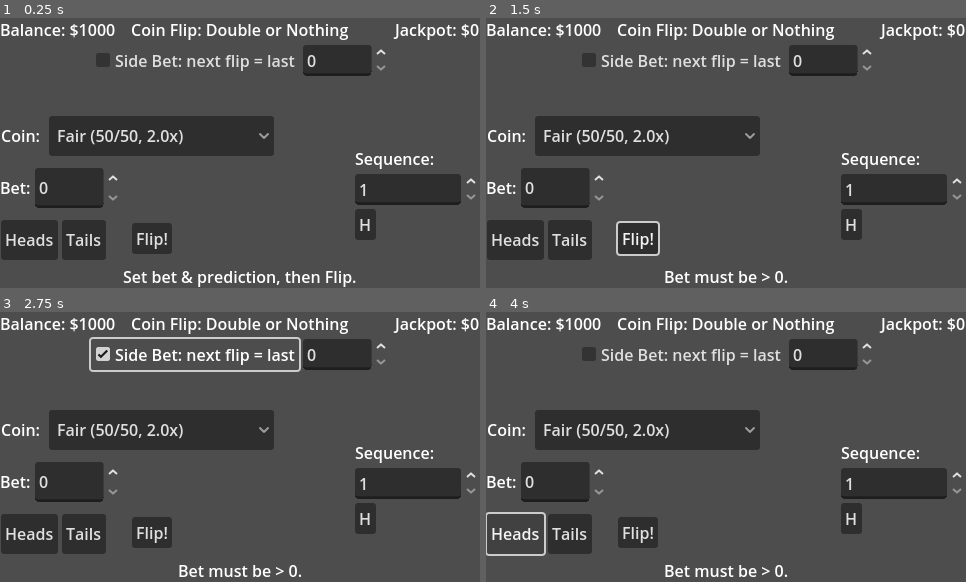
Above: before the commit, frames 1-4 (two rows, left to right).
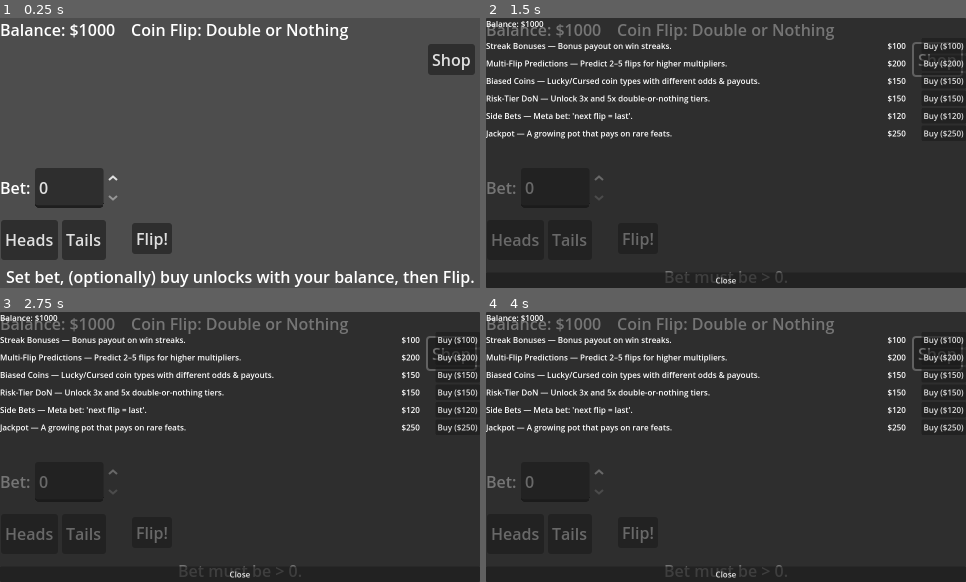
Above: after the commit, the same moments.

Repository: A-coder152/siege-coin-game
Game: Godot game, scene res://scenes/main.tscn
The game is run twice, just before and just after one commit, with the same random seed, the same clock (stepped at 60 frames per second) and the same inputs.
Inputs (mouse positions are in pixels of both pictures, inside the frame that each line leads up to):
- Up to frame 1 (0.25 s): no input
- Up to frame 2 (1.5 s): click "Flip!" at 0.5 s; click (937, 58) at 1.25 s, where only the run after the commit has a clickable "Shop"
- Up to frame 3 (2.75 s): click (196, 355) at 2 s, where only the run before the commit has a clickable "Side Bet: next flip = last"
- Up to frame 4 (4 s): click (682, 355) at 2.75 s, where only the run before the commit has a clickable "Side Bet: next flip = last"; click "Heads" at 3.5 s

The runs differ from the first frame. In frame 1, 17% of the frame differs, in the area x 0-100%, y 2-100%; in frame 2, 82%; in frame 3, 82%; in frame 4, 84%, in the area x 0-100%, y 0-100%.

Commit message:
added shop

Diff:
--- a/scenes/main.tscn
+++ b/scenes/main.tscn
@@ -215,3 +215,54 @@
 
 [node name="SideBetAmount" type="SpinBox" parent="SideRow"]
 layout_mode = 2
+
+[node name="TopRow" type="HBoxContainer" parent="."]
+layout_mode = 0
+offset_left = 428.0
+offset_top = 26.0
+offset_right = 475.0
+offset_bottom = 57.0
+
+[node name="ShopBtn" type="Button" parent="TopRow"]
+layout_mode = 2
+text = "Shop"
+
+[node name="Shop" type="Panel" parent="."]
+visible = false
+layout_mode = 1
+anchors_preset = 15
+anchor_right = 1.0
+anchor_bottom = 1.0
+offset_right = 480.0
+offset_bottom = 270.0
+grow_horizontal = 2
+grow_vertical = 2
+scale = Vector2(0.5, 0.5)
+
+[node name="ItemsBox" type="VBoxContainer" parent="Shop"]
+layout_mode = 1
+anchors_preset = 15
+anchor_right = 1.0
+anchor_bottom = 1.0
+offset_top = 40.0
+offset_bottom = -40.0
+grow_horizontal = 2
+grow_vertical = 2
+
+[node name="FundsLabel" type="Label" parent="Shop"]
+layout_mode = 1
+anchors_preset = 10
+anchor_right = 1.0
+offset_bottom = 23.0
+grow_horizontal = 2
+
+[node name="CloseBtn" type="Button" parent="Shop"]
+layout_mode = 1
+anchors_preset = 12
+anchor_top = 1.0
+anchor_right = 1.0
+anchor_bottom = 1.0
+offset_top = -31.0
+grow_horizontal = 2
+grow_vertical = 0
+text = "Close"
--- a/scripts/main.gd
+++ b/scripts/main.gd
@@ -10,26 +10,48 @@
 var pending_winnings: int = 0
 
 # Core prediction
-var seq_len: int = 1                                # number of flips to predict (1..5)
-var predicted_seq: Array[String] = ["heads"]        # up to 5, e.g., ["heads","tails","heads"]
+var seq_len: int = 1
+var predicted_seq: Array[String] = ["heads"]
 
 # Streaks & jackpot
-var win_streak: int = 0                             # base-game wins in a row
-var don_streak: int = 0                             # successful Double-or-Nothing chain
+var win_streak: int = 0
+var don_streak: int = 0
 var jackpot: int = 0
-const JACKPOT_TAX := 0.05                           # 5% of each base bet goes into jackpot
-
-# Side bet (“same as last outcome”)
-var last_outcome: String = ""                       # result of the most recent flip
-const SIDE_MULT := 1.9                              # payout multiplier for side bet
-
-# Coin types (bias + base payout per single correct flip)
+const JACKPOT_TAX := 0.05  # grows the jackpot; does NOT charge the player
+
+# Side bet
+var last_outcome: String = ""
+const SIDE_MULT := 1.9
+
+# Coin types
 var coin_heads_bias: float = 0.5
-var coin_single_mult: float = 2.0                   # fair coin pays 2x per flip; others adjust
+var coin_single_mult: float = 2.0
 
 var rng := RandomNumberGenerator.new()
 
-# ==== NODE REFS (adjust if your scene differs) ====
+# ==== UNLOCKS & SHOP ====
+# All are locked at first; players buy with balance to unlock.
+var unlocks := {
+	"streaks": false,
+	"multiseq": false,
+	"biased": false,
+	"risk": false,
+	"side": false,
+	"jackpot": false
+}
+
+const SHOP_ITEMS := [
+	{"id":"streaks","name":"Streak Bonuses","price":100,"desc":"Bonus payout on win streaks."},
+	{"id":"multiseq","name":"Multi-Flip Predictions","price":200,"desc":"Predict 2–5 flips for higher multipliers."},
+	{"id":"biased","name":"Biased Coins","price":150,"desc":"Lucky/Cursed coin types with different odds & payouts."},
+	{"id":"risk","name":"Risk-Tier DoN","price":150,"desc":"Unlock 3x and 5x double-or-nothing tiers."},
+	{"id":"side","name":"Side Bets","price":120,"desc":"Meta bet: 'next flip = last'."},
+	{"id":"jackpot","name":"Jackpot","price":250,"desc":"A growing pot that pays on rare feats."}
+]
+
+const SAVE_PATH := "user://save.cfg"
+
+# ==== NODE REFS ====
 @onready var lbl_balance: Label          = $Balance
 @onready var lbl_result: Label           = $Result
 @onready var lbl_jackpot: Label          = get_node_or_null("Jackpot")
@@ -38,64 +60,80 @@
 @onready var btn_flip: Button            = $FlipBtn
 @onready var flip_bar: ProgressBar       = get_node_or_null("FlipBar")
 
-# Quick pick (optional convenience)
 @onready var btn_heads: Button           = get_node_or_null("PickRow/PickHeads")
 @onready var btn_tails: Button           = get_node_or_null("PickRow/PickTails")
 
-# Sequence prediction UI
+@onready var row_seq: Control            = get_node_or_null("SeqRow")
 @onready var spin_seq_len: SpinBox       = get_node_or_null("SeqRow/SeqLen")
-@onready var choices_root: Node          = get_node_or_null("SeqRow/Choices")  # holds Choice0..Choice4 (Buttons)
-
-# Coin type selector
+@onready var choices_root: Node          = get_node_or_null("SeqRow/Choices")
+
+@onready var row_coin: Control           = get_node_or_null("CoinRow")
 @onready var opt_coin: OptionButton      = get_node_or_null("CoinRow/CoinType")
 
-# Side bet UI
+@onready var row_side: Control           = get_node_or_null("SideRow")
 @onready var chk_side_same: CheckButton  = get_node_or_null("SideRow/SideSameAsLast")
 @onready var spin_side_amt: SpinBox      = get_node_or_null("SideRow/SideBetAmount")
 
-# Risk Row (Double-or-Nothing tiers)
 @onready var row_risk: Control           = $RiskRow
 @onready var btn_double2x: Button        = get_node_or_null("RiskRow/Double2x")
 @onready var btn_double3x: Button        = get_node_or_null("RiskRow/Double3x")
 @onready var btn_double5x: Button        = get_node_or_null("RiskRow/Double5x")
 @onready var btn_cashout: Button         = $RiskRow/CashOutBtn
 
-# Optional reset
-@onready var btn_reset: Button           = get_node_or_null("ResetBtn")
+# Shop UI
+@onready var toprow: Control                 = get_node_or_null("TopRow")
+@onready var btn_shop: Button                = get_node_or_null("TopRow/ShopBtn")
+
+@onready var shop_panel: Panel               = get_node_or_null("Shop")
+@onready var shop_items_box: VBoxContainer   = get_node_or_null("Shop/ItemsBox")
+@onready var lbl_funds_shop: Label           = get_node_or_null("Shop/FundsLabel")
+@onready var btn_shop_close: Button          = get_node_or_null("Shop/CloseBtn")
+
+# Keep references to buy buttons to update state
+var _shop_buttons := {}
 
 func _ready() -> void:
+	ConfigFile.new().save(SAVE_PATH)
 	rng.randomize()
+	_wire_base_ui()
+	_init_coin_menu()
+	_init_seq_ui()
+	_load_progress()
 	_update_balance()
 	_update_jackpot()
-	row_risk.visible = false
+	_apply_unlocks_update_ui()
+	_build_shop_ui()
 	if lbl_result:
-		lbl_result.text = "Set bet & prediction, then Flip."
+		lbl_result.text = "Set bet, (optionally) buy unlocks with your balance, then Flip."
+
+# ----------------- INIT / WIRING -----------------
+func _wire_base_ui() -> void:
+	btn_flip.pressed.connect(_on_flip_pressed)
+	btn_cashout.pressed.connect(_on_cashout_pressed)
+	if btn_heads: btn_heads.pressed.connect(func(): _set_all_choices("heads"))
+	if btn_tails: btn_tails.pressed.connect(func(): _set_all_choices("tails"))
+
+	if btn_double2x: btn_double2x.pressed.connect(func(): _on_double_tier_pressed(2.0, 0.50))
+	if btn_double3x: btn_double3x.pressed.connect(func(): _on_double_tier_pressed(3.0, 0.3333))
+	if btn_double5x: btn_double5x.pressed.connect(func(): _on_double_tier_pressed(5.0, 0.20))
+
+	if btn_shop: btn_shop.pressed.connect(func(): _set_shop_visible(true))
+	if btn_shop_close: btn_shop_close.pressed.connect(func(): _set_shop_visible(false))
+
 	if flip_bar:
 		flip_bar.visible = false
 		flip_bar.value = 0
 
-	# Wire default quick pick
-	if btn_heads: btn_heads.pressed.connect(func(): _set_all_choices("heads"))
-	if btn_tails: btn_tails.pressed.connect(func(): _set_all_choices("tails"))
-
-	# Wire main buttons
-	btn_flip.pressed.connect(_on_flip_pressed)
-	btn_cashout.pressed.connect(_on_cashout_pressed)
-	if btn_double2x: btn_double2x.pressed.connect(func(): _on_double_tier_pressed(2.0, 0.50))
-	if btn_double3x: btn_double3x.pressed.connect(func(): _on_double_tier_pressed(3.0, 0.3333))
-	if btn_double5x: btn_double5x.pressed.connect(func(): _on_double_tier_pressed(5.0, 0.20))
-	if btn_reset: btn_reset.pressed.connect(_on_reset_pressed)
-
-	# Coin type menu (Fair / Lucky / Cursed)
-	if opt_coin:
-		if opt_coin.item_count == 0:
-			opt_coin.add_item("Fair (50/50, 2.0x)", 0)
-			opt_coin.add_item("Lucky (60% Heads, 1.8x)", 1)
-			opt_coin.add_item("Cursed (40% Heads, 2.5x)", 2)
-		opt_coin.item_selected.connect(_on_coin_type_changed)
-		_apply_coin_type(opt_coin.get_selected_id())
-
-	# Sequence length and choice buttons
+func _init_coin_menu() -> void:
+	if not opt_coin: return
+	if opt_coin.item_count == 0:
+		opt_coin.add_item("Fair (50/50, 2.0x)", 0)
+		opt_coin.add_item("Lucky (60% Heads, 1.8x)", 1)
+		opt_coin.add_item("Cursed (40% Heads, 2.5x)", 2)
+	opt_coin.item_selected.connect(_on_coin_type_changed)
+	_apply_coin_type(0)
+
+func _init_seq_ui() -> void:
 	if spin_seq_len:
 		spin_seq_len.min_value = 1
 		spin_seq_len.max_value = 5
@@ -104,26 +142,315 @@
 	_ensure_choice_buttons()
 	_on_seq_len_changed(spin_seq_len.value if spin_seq_len else 1)
 
-# ========== UI HELPERS ==========
+# ----------------- SHOP UI -----------------
+func _build_shop_ui() -> void:
+	if not shop_items_box:
+		return
+	# clear children
+	for c in shop_items_box.get_children():
+		c.queue_free()
+	_shop_buttons.clear()
+
+	for item in SHOP_ITEMS:
+		var row := HBoxContainer.new()
+		row.add_theme_constant_override("separation", 8)
+
+		var name_label := Label.new()
+		name_label.text = "%s — %s" % [item.name, item.desc]
+		name_label.size_flags_horizontal = Control.SIZE_EXPAND_FILL
+		row.add_child(name_label)
+
+		var price_label := Label.new()
+		price_label.text = "$%d" % item.price
+		price_label.custom_minimum_size = Vector2(60, 0)
+		row.add_child(price_label)
+
+		var b := Button.new()
+		row.add_child(b)
+		shop_items_box.add_child(row)
+
+		_shop_buttons[item.id] = {"button": b, "price": item.price}
+		b.pressed.connect(func(id = item.id): _try_buy_item(id))
+
+	_update_funds_labels()
+	_refresh_shop_buttons()
+
+func _refresh_shop_buttons() -> void:
+	for id in _shop_buttons.keys():
+		var b: Button = _shop_buttons[id]["button"]
+		var price := int(_shop_buttons[id]["price"])
+		if unlocks.get(id, false):
+			b.text = "Owned"
+			b.disabled = true
+		else:
+			b.text = "Buy ($%d)" % price
+			b.disabled = balance < price
+
+func _set_shop_visible(v: bool) -> void:
+	if not shop_panel: return
+	shop_panel.visible = v
+	_update_funds_labels()
+	_refresh_shop_buttons()
+
+func _try_buy_item(id: String) -> void:
+	if unlocks.get(id, false):
+		return
+	var price := int(_shop_buttons[id]["price"])
+	if balance < price:
+		if lbl_result:
+			lbl_result.text = "Not enough balance for %s." % id
+		return
+	balance -= price
+	unlocks[id] = true
+	_update_balance()
+	_apply_unlocks_update_ui()
+	_refresh_shop_buttons()
+	_update_funds_labels()
+	_save_progress()
+	if lbl_result:
+		lbl_result.text = "Purchased '%s' for $%d!" % [id, price]
+
+# ----------------- UNLOCK GATING -----------------
+func _apply_unlocks_update_ui() -> void:
+	# Multi-sequence
+	if row_seq: row_seq.visible = unlocks["multiseq"]
+	if spin_seq_len:
+		if unlocks["multiseq"]:
+			spin_seq_len.editable = true
+		else:
+			spin_seq_len.value = 1
+			spin_seq_len.editable = false
+	if choices_root: choices_root.visible = unlocks["multiseq"]
+
+	# Biased coins
+	if row_coin: row_coin.visible = unlocks["biased"]
+	if opt_coin: opt_coin.disabled = not unlocks["biased"]
+	if not unlocks["biased"]:
+		_apply_coin_type(0)  # force Fair
+
+	# Side bets
+	if row_side: row_side.visible = unlocks["side"]
+
+	# Risk tiers beyond 2x
+	if btn_double3x: btn_double3x.visible = unlocks["risk"]
+	if btn_double5x: btn_double5x.visible = unlocks["risk"]
+
+	# Jackpot label
+	if lbl_jackpot: lbl_jackpot.visible = unlocks["jackpot"]
+
+# ----------------- LABEL UPDATES -----------------
 func _update_balance() -> void:
 	if lbl_balance:
 		lbl_balance.text = "Balance: $" + str(balance)
+	# Keep shop buttons accurate if shop is open
+	if shop_panel and shop_panel.visible:
+		_refresh_shop_buttons()
+	_update_funds_labels()
+
+func _update_funds_labels() -> void:
+	if lbl_funds_shop:
+		lbl_funds_shop.text = "Balance: $" + str(balance)
 
 func _update_jackpot() -> void:
 	if lbl_jackpot:
 		lbl_jackpot.text = "Jackpot: $" + str(jackpot)
 
+# ----------------- BUTTONS & CORE FLOW -----------------
+func _on_seq_len_changed(v: int) -> void:
+	seq_len = clamp(v, 1, 5)
+	_ensure_predicted_capacity()
+	_sync_choice_buttons()
+
+func _on_flip_pressed() -> void:
+	if state != GameState.READY:
+		return
+
+	# Base bet
+	current_bet = int(spin_bet.value)
+	if current_bet <= 0:
+		lbl_result.text = "Bet must be > 0."
+		return
+	if current_bet > balance:
+		lbl_result.text = "Bet exceeds balance."
+		return
+
+	# Side bet (only if unlocked)
+	var side_on = unlocks["side"] and chk_side_same and chk_side_same.button_pressed
+	var side_amt := (int(spin_side_amt.value) if (unlocks["side"] and spin_side_amt) else 0)
+	var total_required := current_bet + (side_amt if side_on else 0)
+	if total_required > balance:
+		lbl_result.text = "Not enough balance for bet + side bet."
+		return
+
+	# Lock inputs
+	balance -= current_bet
+	_update_balance()
+	state = GameState.ANIMATING
+	_set_inputs_enabled(false)
+	row_risk.visible = false
+	lbl_result.text = "Flipping sequence…"
+	if flip_bar:
+		flip_bar.visible = true
+		flip_bar.value = 0
+
+	# Grow jackpot only if unlocked
+	if unlocks["jackpot"]:
+		jackpot += int(round(current_bet * JACKPOT_TAX))
+		_update_jackpot()
+
+	# Deduct side bet upfront (if used)
+	if side_on and side_amt > 0:
+		balance -= side_amt
+		_update_balance()
+
+	# Run sequence
+	var outcomes: Array[String] = []
+	var L := _get_seq_len()
+	for i in L:
+		lbl_result.text = "Flipping %d/%d…" % [i + 1, L]
+		if flip_bar:
+			await _animate_progress(0.4)
+		outcomes.append(_flip_once())
+	if flip_bar:
+		flip_bar.visible = false
+
+	# Resolve base bet (with optional streak bonus)
+	var won := _sequence_matches(predicted_seq, outcomes, L)
+	if won:
+		var base_mult := pow(coin_single_mult, L)
+		var bonus_mult := 1.0
+		if unlocks["streaks"]:
+			if win_streak >= 3:
+				bonus_mult = 1.5
+			elif win_streak == 2:
+				bonus_mult = 1.25
+		pending_winnings = int(round(current_bet * base_mult * bonus_mult))
+
+	# Resolve side bet (judged on the FIRST flip of this run)
+	var side_msg := ""
+	if side_on and last_outcome != "" and L > 0:
+		var hit := (outcomes[0] == last_outcome)
+		if hit:
+			var side_payout := int(round(side_amt * SIDE_MULT))
+			balance += side_payout
+			side_msg = "  (Side bet hit +$%d)" % side_payout
+		else:
+			side_msg = "  (Side bet lost -$%d)" % side_amt
+		_update_balance()
+	elif side_on and last_outcome == "":
+		side_msg = "  (Side bet skipped: no last flip)"
+
+	last_outcome = outcomes[-1]
+
+	if won:
+		win_streak += 1
+		lbl_result.text = "Outcome: %s — You WON $%d! Double or Cash Out?%s" % [
+			_seq_to_text(outcomes), pending_winnings, side_msg
+		]
+		# Jackpot payouts (only if unlocked)
+		if unlocks["jackpot"]:
+			if L >= 5 and jackpot > 0:
+				balance += jackpot
+				jackpot = 0
+				_update_balance()
+				_update_jackpot()
+				lbl_result.text += "  JACKPOT WON!"
+		row_risk.visible = true
+		state = GameState.DOUBLE_DECISION
+	else:
+		# Lose base bet
+		_update_balance()
+		lbl_result.text = "Outcome: %s — You LOST $%d.%s" % [
+			_seq_to_text(outcomes), current_bet, side_msg
+		]
+		win_streak = 0
+		don_streak = 0
+		pending_winnings = 0
+		state = GameState.READY
+		_set_inputs_enabled(true)
+	_save_progress()
+
+func _on_cashout_pressed() -> void:
+	if state != GameState.DOUBLE_DECISION:
+		return
+	balance += pending_winnings
+	_update_balance()
+	lbl_result.text = "Banked $%d. Streak reset." % pending_winnings
+	pending_winnings = 0
+	row_risk.visible = false
+	state = GameState.READY
+	win_streak = 0
+	don_streak = 0
+	_set_inputs_enabled(true)
+	_save_progress()
+
+func _on_double_tier_pressed(mult: float, success_prob: float) -> void:
+	if state != GameState.DOUBLE_DECISION:
+		return
+	row_risk.visible = false
+	state = GameState.ANIMATING
+	_set_inputs_enabled(false)
+	lbl_result.text = "Risking it…"
+	if flip_bar:
+		flip_bar.visible = true
+		await _animate_progress(0.5)
+		flip_bar.visible = false
+
+	var hit := rng.randf() < success_prob
+	if hit:
+		pending_winnings = int(round(pending_winnings * mult))
+		don_streak += 1
+		lbl_result.text = "Success! Winnings now $%d. Double again or Cash Out?" % pending_winnings
+
+		# Jackpot for huge DoN streaks (only if unlocked)
+		if unlocks["jackpot"] and don_streak >= 10 and jackpot > 0:
+			balance += jackpot
+			jackpot = 0
+			_update_balance()
+			_update_jackpot()
+			lbl_result.text += "  JACKPOT WON!"
+
+		row_risk.visible = true
+		state = GameState.DOUBLE_DECISION
+	else:
+		lbl_result.text = "Busted! You lost the $%d pot." % pending_winnings
+		pending_winnings = 0
+		don_streak = 0
+		state = GameState.READY
+		_set_inputs_enabled(true)
+	_save_progress()
+
+# ----------------- SAVE / LOAD -----------------
+func _save_progress() -> void:
+	var cfg := ConfigFile.new()
+	cfg.set_value("meta", "balance", balance)
+	cfg.set_value("meta", "jackpot", jackpot)
+	for item in SHOP_ITEMS:
+		cfg.set_value("unlocks", item.id, unlocks[item.id])
+	cfg.save(SAVE_PATH)
+
+func _load_progress() -> void:
+	var cfg := ConfigFile.new()
+	var err := cfg.load(SAVE_PATH)
+	if err != OK:
+		return
+	balance = int(cfg.get_value("meta","balance", balance))
+	jackpot = int(cfg.get_value("meta","jackpot", jackpot))
+	for item in SHOP_ITEMS:
+		unlocks[item.id] = bool(cfg.get_value("unlocks", item.id, unlocks[item.id]))
+
+# ----------------- HELPERS -----------------
 func _set_inputs_enabled(enabled: bool) -> void:
 	btn_flip.disabled = not enabled
 	spin_bet.editable = enabled
-	if spin_seq_len: spin_seq_len.editable = enabled
+	if spin_seq_len: spin_seq_len.editable = enabled and unlocks["multiseq"]
 	if choices_root:
 		for c in choices_root.get_children():
 			if c is Button:
 				(c as Button).disabled = not enabled
-	if opt_coin: opt_coin.disabled = not enabled
-	if chk_side_same: chk_side_same.disabled = not enabled
-	if spin_side_amt: spin_side_amt.editable = enabled
+	if opt_coin: opt_coin.disabled = (not unlocks["biased"]) or (not enabled)
+	if chk_side_same: chk_side_same.disabled = (not unlocks["side"]) or (not enabled)
+	if spin_side_amt: spin_side_amt.editable = enabled and unlocks["side"]
 
 func _set_all_choices(val: String) -> void:
 	var L := _get_seq_len()
@@ -149,9 +476,6 @@
 
 func _ensure_choice_buttons() -> void:
 	if not choices_root: return
-	# Expect Choice0..Choice4
-	if choices_root.get_child_count() == 0:
-		return
 	var i := 0
 	for c in choices_root.get_children():
 		if c is Button:
@@ -170,7 +494,6 @@
 		predicted_seq.append("heads")
 	seq_len = L
 
-# ========== COIN TYPE ==========
 func _on_coin_type_changed(id: int) -> void:
 	_apply_coin_type(id)
 
@@ -189,188 +512,13 @@
 			coin_heads_bias = 0.5
 			coin_single_mult = 2.0
 
-# ========== BUTTONS ==========
-func _on_seq_len_changed(v: int) -> void:
-	seq_len = clamp(v, 1, 5)
-	_ensure_predicted_capacity()
-	_sync_choice_buttons()
-
-func _on_flip_pressed() -> void:
-	if state != GameState.READY:
-		return
-
-	# Read bets
-	current_bet = int(spin_bet.value)
-	if current_bet <= 0:
-		lbl_result.text = "Bet must be > 0."
-		return
-
-	var side_amt := (int(spin_side_amt.value) if spin_side_amt else 0)
-	var side_on := (chk_side_same and chk_side_same.button_pressed)
-	var total_required := current_bet + (side_amt if side_on else 0)
-	if total_required > balance:
-		lbl_result.text = "Not enough balance for bet + side bet."
-		return
-
-	# Lock inputs & prep
-	balance -= current_bet
-	_update_balance()
-	state = GameState.ANIMATING
-	_set_inputs_enabled(false)
-	row_risk.visible = false
-	lbl_result.text = "Flipping sequence…"
-	if flip_bar:
-		flip_bar.visible = true
-		flip_bar.value = 0
-
-	# Jackpot grows (house tax; not deducted from player separately)
-	jackpot += int(round(current_bet * JACKPOT_TAX))
-	_update_jackpot()
-
-	# Handle side bet pre-deduction (you pay the side bet; you’ll get SIDE_MULT back if it hits)
-	if side_on and side_amt > 0:
-		balance -= side_amt
-		_update_balance()
-
-	# Run the sequence flips with short delays
-	var outcomes: Array[String] = []
-	var L := _get_seq_len()
-	for i in L:
-		lbl_result.text = "Flipping %d/%d…" % [i + 1, L]
-		if flip_bar:
-			await _animate_progress(0.4)
-		var o := _flip_once()
-		outcomes.append(o)
-
-	if flip_bar:
-		flip_bar.visible = false
-
-	# Resolve base bet
-	var won := _sequence_matches(predicted_seq, outcomes, L)
-	if won:
-		var base_mult := pow(coin_single_mult, L)
-
-		# Streak bonus (based on previous streak before this win)
-		var bonus_mult := 1.0
-		if win_streak >= 3:
-			bonus_mult = 1.5
-		elif win_streak == 2:
-			bonus_mult = 1.25
-
-		pending_winnings = int(round(current_bet * base_mult * bonus_mult))
-
-	# Resolve side bet (“next flip same as last outcome” → judged on the FIRST flip of this run)
-	var side_msg := ""
-	if side_on and last_outcome != "" and L > 0:
-		var hit := (outcomes[0] == last_outcome)
-		if hit:
-			var side_payout := int(round(side_amt * SIDE_MULT))
-			balance += side_payout
-			side_msg = "  (Side bet hit +$%d)" % side_payout
-		else:
-			side_msg = "  (Side bet lost -$%d)" % side_amt
-		_update_balance()
-	elif side_on and last_outcome == "":
-		side_msg = "  (Side bet skipped: no last flip)"
-		# side bet already deducted; treat as a loss for the first round
-
-	# Update last outcome (from the final flip)
-	last_outcome = outcomes[-1]
-
-	# Apply base win/lose and advance to DoN or finish
-	if won:
-		win_streak += 1
-		lbl_result.text = "Outcome: %s — You WON $%d! Double or Cash Out?%s" % [
-			_seq_to_text(outcomes), pending_winnings, side_msg
-		]
-		# Jackpot condition: long sequence win awards jackpot
-		if L >= 5 and jackpot > 0:
-			balance += jackpot
-			lbl_result.text += "  JACKPOT +$%d!" % jackpot
-			jackpot = 0
-			_update_balance()
-			_update_jackpot()
-		row_risk.visible = true
-		state = GameState.DOUBLE_DECISION
-	else:
-		# Lose base bet
-		_update_balance()
-		lbl_result.text = "Outcome: %s — You LOST $%d.%s" % [
-			_seq_to_text(outcomes), current_bet, side_msg
-		]
-		win_streak = 0
-		don_streak = 0
-		pending_winnings = 0
-		state = GameState.READY
-		_set_inputs_enabled(true)
-
-func _on_cashout_pressed() -> void:
-	if state != GameState.DOUBLE_DECISION:
-		return
-	balance += pending_winnings
-	_update_balance()
-	lbl_result.text = "Banked $%d. Streak reset." % pending_winnings
-	pending_winnings = 0
-	row_risk.visible = false
-	state = GameState.READY
-	win_streak = 0              # per design: cashing out resets base streak
-	don_streak = 0
-	_set_inputs_enabled(true)
-
-func _on_double_tier_pressed(mult: float, success_prob: float) -> void:
-	if state != GameState.DOUBLE_DECISION:
-		return
-	# Run a quick risk roll (no coin; abstract odds)
-	row_risk.visible = false
-	state = GameState.ANIMATING
-	_set_inputs_enabled(false)
-	lbl_result.text = "Risking it…"
-	if flip_bar:
-		flip_bar.visible = true
-		await _animate_progress(0.5)
-		flip_bar.visible = false
-
-	var hit := rng.randf() < success_prob
-	if hit:
-		pending_winnings = int(round(pending_winnings * mult))
-		don_streak += 1
-		lbl_result.text = "Success! Winnings now $%d. Double again or Cash Out?" % pending_winnings
-
-		# Jackpot for huge DoN streaks
-		if don_streak >= 10 and jackpot > 0:
-			balance += jackpot
-			_update_balance()
-			lbl_result.text += "  JACKPOT +$%d!" % jackpot
-			jackpot = 0
-			_update_jackpot()
-
-		row_risk.visible = true
-		state = GameState.DOUBLE_DECISION
-	else:
-		lbl_result.text = "Busted! You lost the $%d pot." % pending_winnings
-		pending_winnings = 0
-		don_streak = 0
-		state = GameState.READY
-		_set_inputs_enabled(true)
-
-func _on_reset_pressed() -> void:
-	balance = 1000
-	win_streak = 0
-	don_streak = 0
-	pending_winnings = 0
-	lbl_result.text = "Reset to $1000."
-	_update_balance()
-
-# ========== CORE LOGIC ==========
 func _flip_once() -> String:
 	return "heads" if rng.randf() < coin_heads_bias else "tails"
 
 func _sequence_matches(pred: Array[String], outc: Array[String], L: int) -> bool:
-	var i := 0
-	while i < L:
+	for i in range(L):
 		if pred[i] != outc[i]:
 			return false
-		i += 1
 	return true
 
 func _seq_to_text(seq: Array[String]) -> String:
@@ -379,7 +527,6 @@
 		parts.append(s.substr(0,1).to_upper())
 	return ", ".join(PackedStringArray(parts))
 
-# Simple progress “animation”
 func _animate_progress(duration: float) -> void:
 	var t := 0.0
 	var last := Time.get_ticks_msec()
